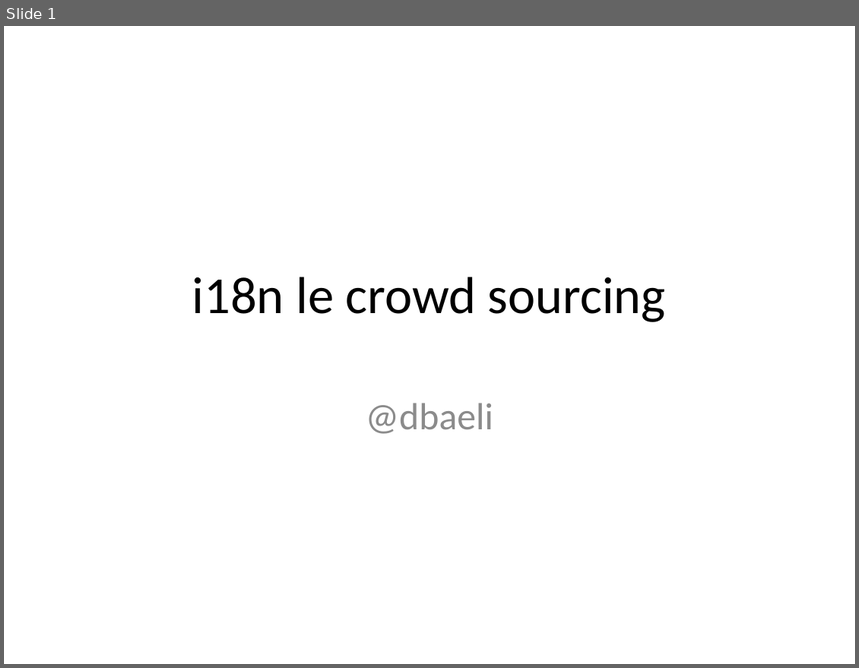
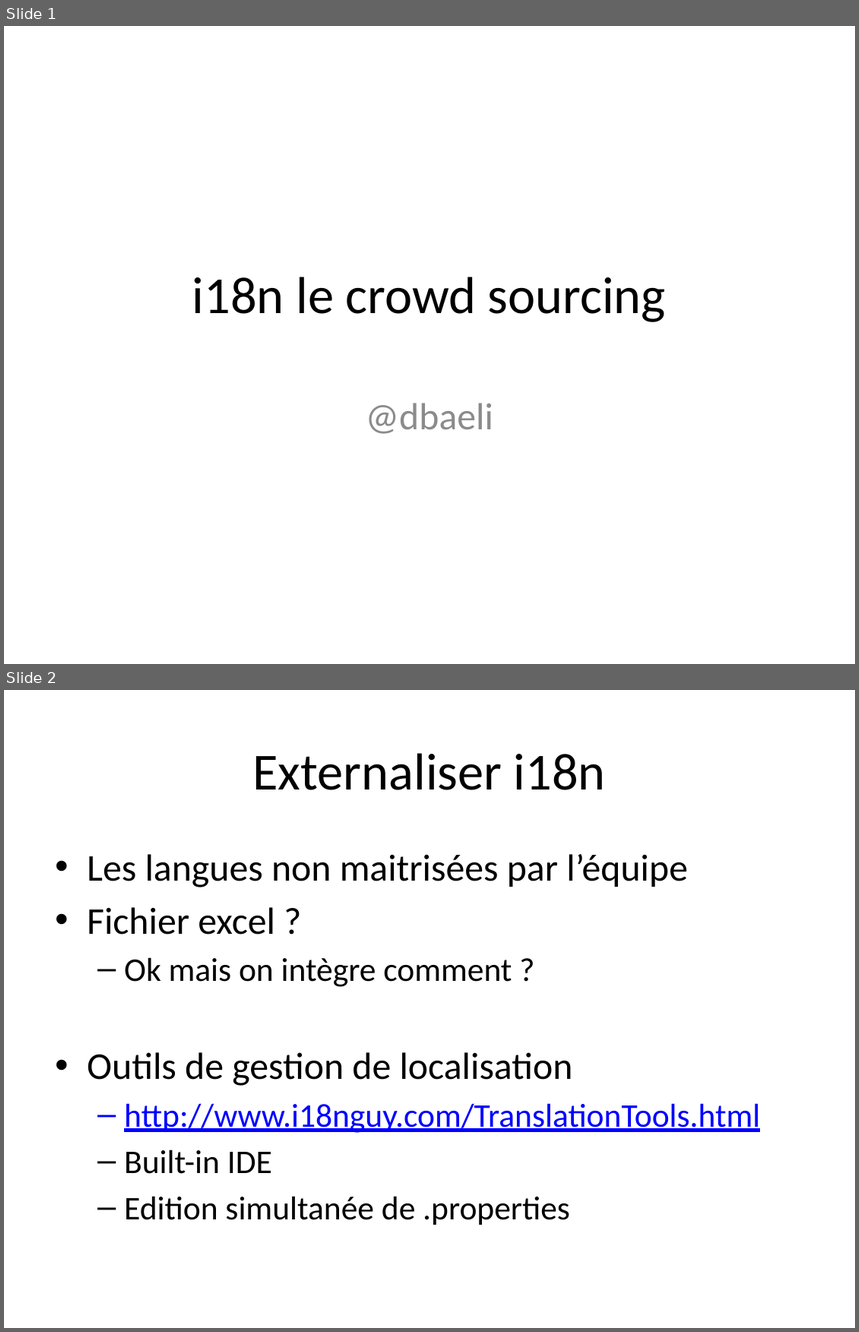
Before and after one commit to dbaeli/ez18n, a slide deck: ez18n-slides/ez18n_crowdsourcing.pptx. Shown one above the other, each under a label of ours: slide 1 before the commit, slides 1 and 2 after it. The pictures are 859x668 and 859x1332 pixels, drawn with LibreOffice and Linux fonts; fonts in the diff are those of the drawing; background and template pictures are left out. Boxes give left, top, right and bottom in pixels: in the first picture for what was removed or moved away, otherwise in the second. Text is boxed around its words. In the diff, an @@ line names an element or a change of style, - is before the commit and + after.

```diff
--- a/ez18n-slides/ez18n_crowdsourcing.pptx
+++ b/ez18n-slides/ez18n_crowdsourcing.pptx
@@ slide 2 added at <box>4,690,855,1328</box>, background picture (left out) @@
@@ title added at <box>253,753,606,790</box>, 44 pt, text #000000 @@
+Externaliser i18n
@@ text added at <box>87,854,760,1225</box>, 28 pt, text #000000 @@
+• Les langues non maitrisées par l’équipe
+• Fichier excel ?
+  – Ok mais on intègre comment ?
+• Outils de gestion de localisation
+  – http://www.i18nguy.com/TranslationTools.html
+  – Built-in IDE
+  – Edition simultanée de .properties
```
Also in this commit, not shown: 1 slide changed, 2 other slides added, 3 other files.
